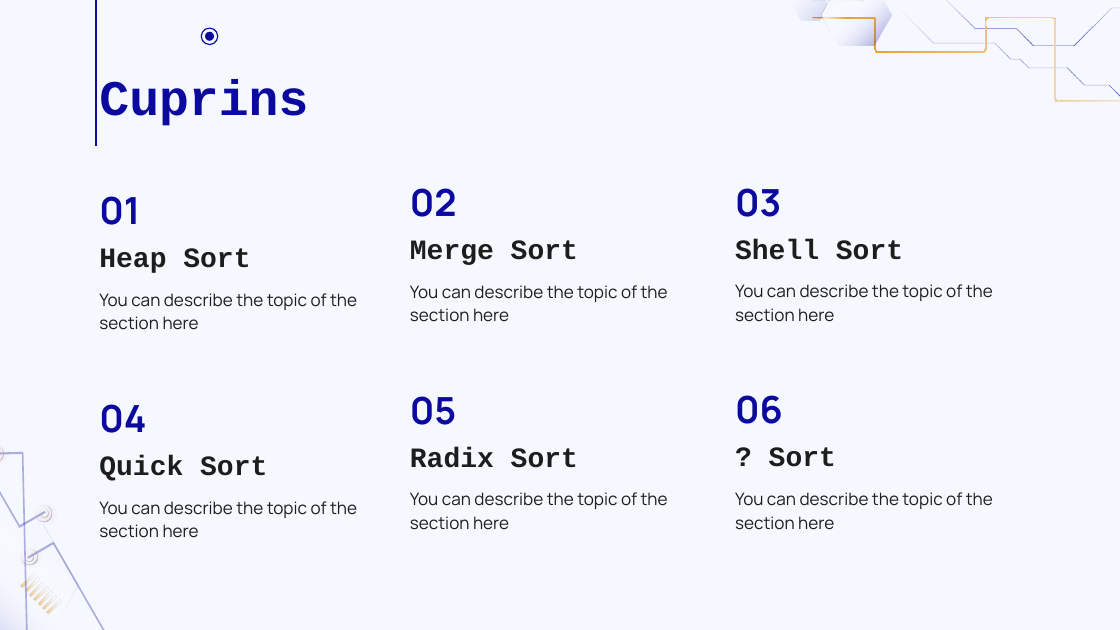
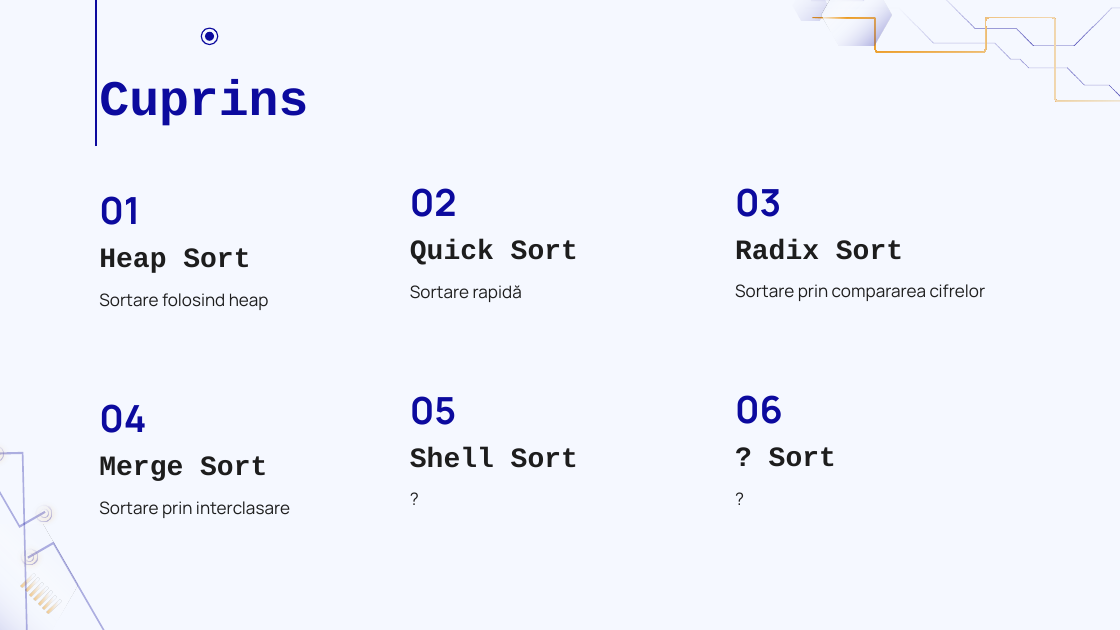
Before and after one commit to biancalautaru/Sorting-Algorithms-Comparison, a slide deck: slide 2 of Algoritmi de sortare.pptx. Drawn at 1120x630 pixels with LibreOffice and Linux fonts; fonts in the diff are those of the drawing. Boxes give left, top, right and bottom in pixels: in the first picture for what was removed or moved away, otherwise in the second. Text is boxed around its words. In the diff, an @@ line names an element or a change of style, - is before the commit and + after.

```diff
--- a/Algoritmi de sortare.pptx
+++ b/Algoritmi de sortare.pptx
@@ subtitle at [410,239,578,265]: text changed @@
-Merge Sort
+Quick Sort
@@ text at [735,239,903,260]: text changed @@
-Shell Sort
+Radix Sort
@@ subtitle at [99,293,269,310]: text changed @@
-You can describe the topic of the section here
+Sortare folosind heap
@@ subtitle at [410,285,522,302]: text changed @@
-You can describe the topic of the section here
+Sortare rapidă
@@ text at [735,284,986,301]: text changed @@
-You can describe the topic of the section here
+Sortare prin compararea cifrelor
@@ subtitle at [410,447,578,468]: text changed @@
-Radix Sort
+Shell Sort
@@ subtitle at [99,456,267,481]: text changed @@
-Quick Sort
+Merge Sort
@@ subtitle at [99,501,290,518]: text changed @@
-You can describe the topic of the section here
+Sortare prin interclasare
@@ subtitle at [410,492,668,530]: text changed @@
-You can describe the topic of the section here
+?
@@ text at [735,492,993,530]: text changed @@
-You can describe the topic of the section here
+?
```
Also in this commit, not shown: 5 other slides changed, 4 slides added, 2 slides removed, 3 other files.
